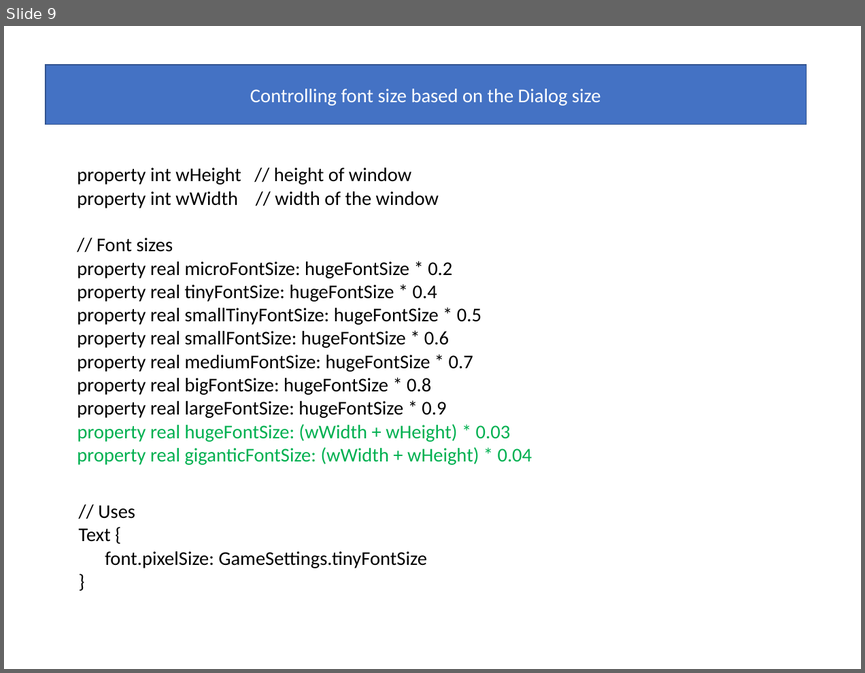
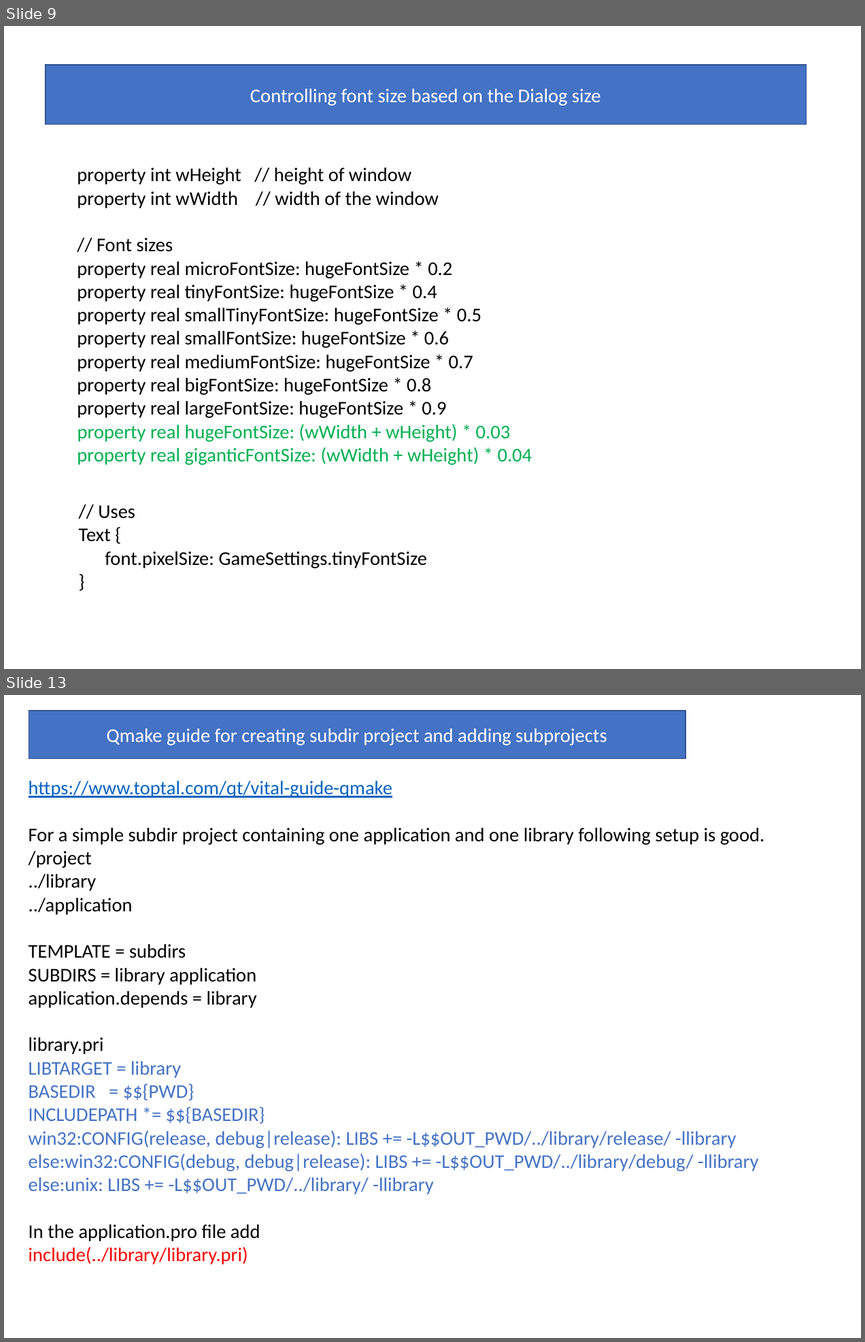
Before and after one commit to girishlande/QMLProjects, a slide deck: learnings.pptx. Shown one above the other, each under a label of ours: slide 9 before the commit, slides 9 and 13 after it; the slides between them are not shown. The pictures are 865x673 and 865x1342 pixels, drawn with LibreOffice and Linux fonts; fonts in the diff are those of the drawing; background and template pictures are left out. Boxes give left, top, right and bottom in pixels: in the first picture for what was removed or moved away, otherwise in the second. Text is boxed around its words. In the diff, an @@ line names an element or a change of style, - is before the commit and + after.

```diff
--- a/learnings.pptx
+++ b/learnings.pptx
@@ slide 13 added at [4,695,861,1338], background picture (left out) @@
@@ rectangle added at [29,711,686,759], fill #4472C4, outline #325491 1 pt, 18 pt, text #FFFFFF @@
+Qmake guide for creating subdir project and adding subprojects
@@ text added at [28,781,765,1264], 18 pt, text #4472C4 @@
+https://www.toptal.com/qt/vital-guide-qmake
+For a simple subdir project containing one application and one library following setup is good.
+/project
+../library
+../application
+TEMPLATE = subdirs
+SUBDIRS = library application
+application.depends = library
+library.pri
+LIBTARGET = library
+BASEDIR = $${PWD}
+INCLUDEPATH *= $${BASEDIR}
+win32:CONFIG(release, debug|release): LIBS += -L$$OUT_PWD/../library/release/ -llibrary
+else:win32:CONFIG(debug, debug|release): LIBS += -L$$OUT_PWD/../library/debug/ -llibrary
+else:unix: LIBS += -L$$OUT_PWD/../library/ -llibrary
+In the application.pro file add
+include(../library/library.pri)
```
Also in this commit, not shown: 2 slides changed, 9 other slides added, 24 other files.
